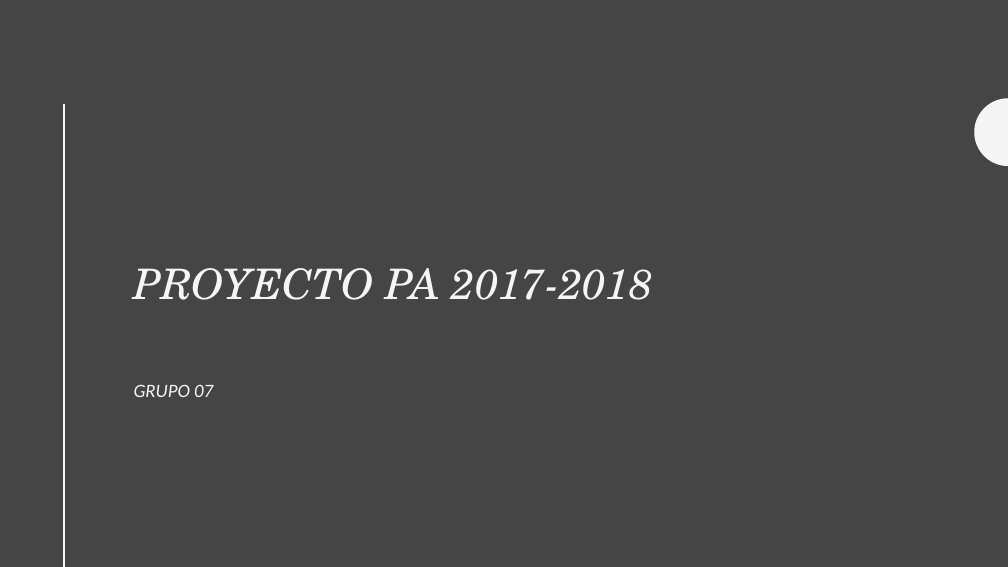
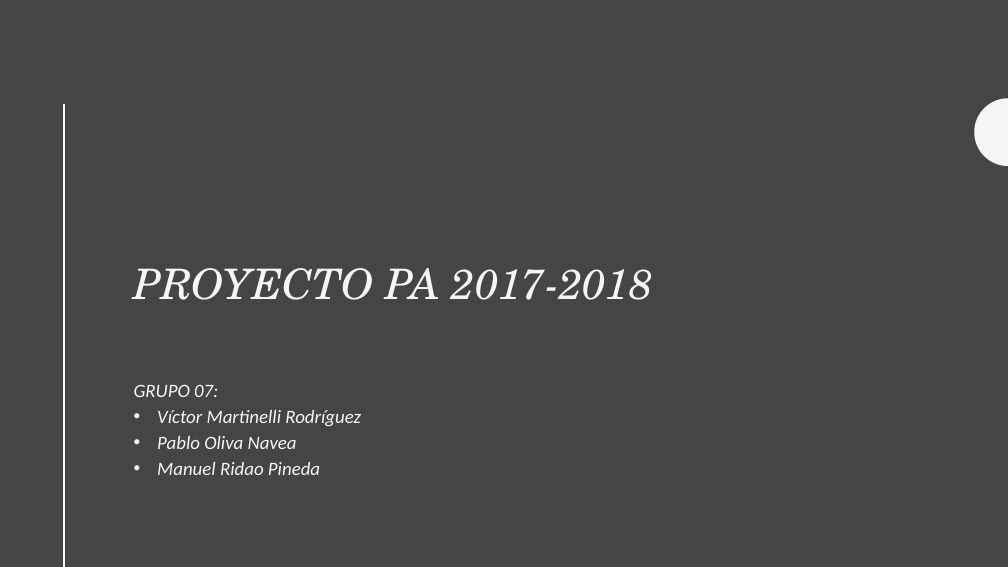
Before and after one commit to mridpin/PA_Group7_Project, a slide deck: slide 1 of Documentation/PROYECTO PA 2017-2018.pptx. Drawn at 1008x567 pixels with LibreOffice and Linux fonts; fonts in the diff are those of the drawing. Boxes give left, top, right and bottom in pixels: in the first picture for what was removed or moved away, otherwise in the second. Text is boxed around its words. In the diff, an @@ line names an element or a change of style, - is before the commit and + after.

Commit message:
arreglado lo de los portatiles y los nombres en la ppt

```diff
--- a/Documentation/PROYECTO PA 2017-2018.pptx
+++ b/Documentation/PROYECTO PA 2017-2018.pptx
@@ subtitle at <box>134,384,361,475</box>: text changed @@
-GRUPO 07
+GRUPO 07:
+• Víctor Martinelli Rodríguez
+• Pablo Oliva Navea
+• Manuel Ridao Pineda
```
Also in this commit, not shown: 4 other files.
